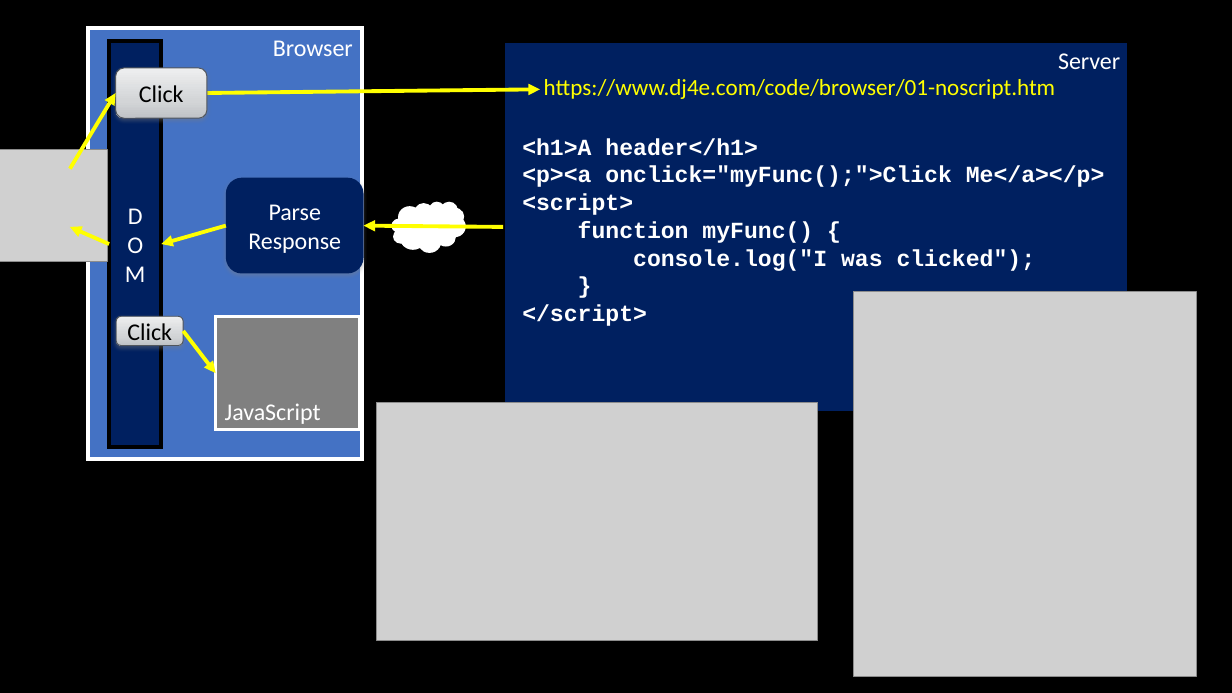
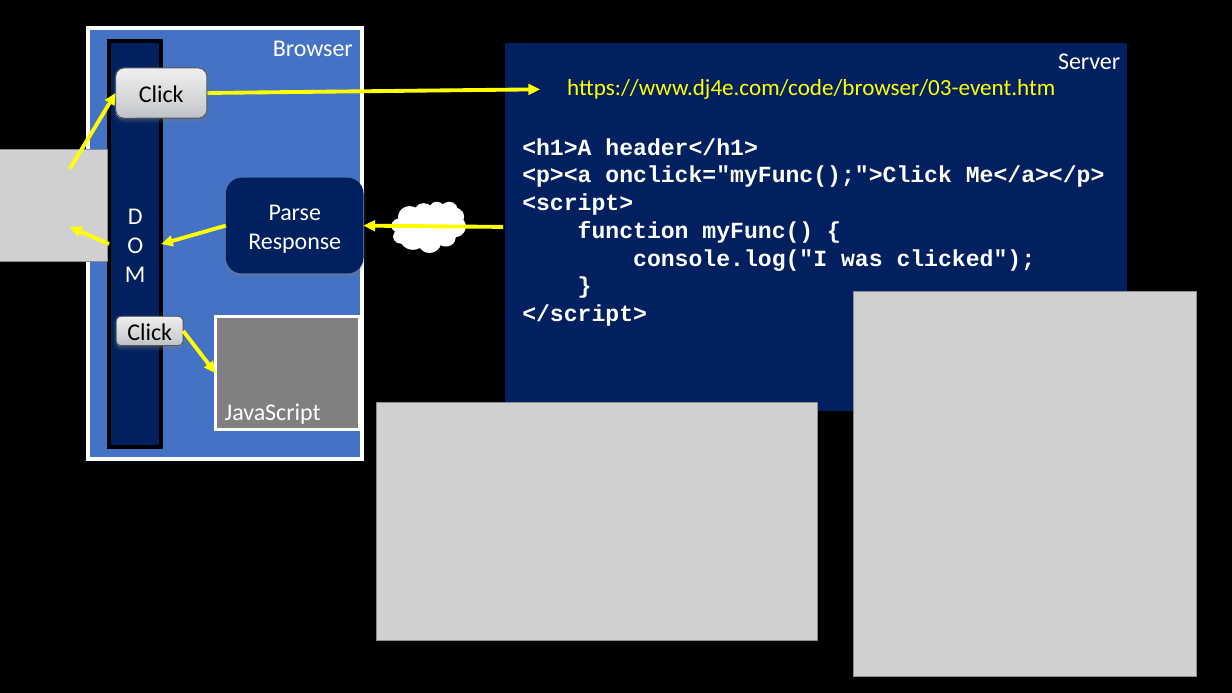
Before and after one commit to csev/dj4e, a slide deck: slide 6 of lectures/JS-03-Browser.pptx. Drawn at 1232x693 pixels with LibreOffice and Linux fonts; fonts in the diff are those of the drawing; grey boxes stand for pictures. Boxes give left, top, right and bottom in pixels: in the first picture for what was removed or moved away, otherwise in the second. Text is boxed around its words. In the diff, an @@ line names an element or a change of style, - is before the commit and + after.

```diff
--- a/lectures/JS-03-Browser.pptx
+++ b/lectures/JS-03-Browser.pptx
@@ text at bbox=[567, 79, 1055, 99]: text changed @@
-https://www.dj4e.com/code/browser/01-noscript.htm
+https://www.dj4e.com/code/browser/03-event.htm
```
Also in this commit, not shown: 1 other slide changed, 16 slides added, 14 slides removed, 27 other files.
